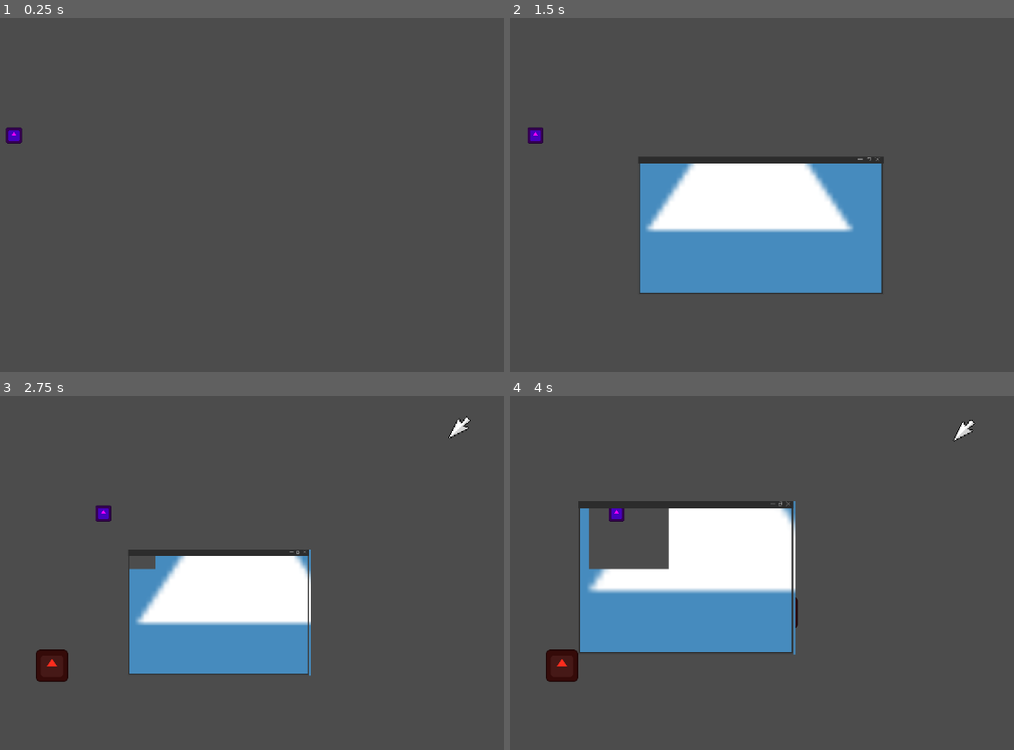
Above: before the commit, frames 1-4 (two rows, left to right).
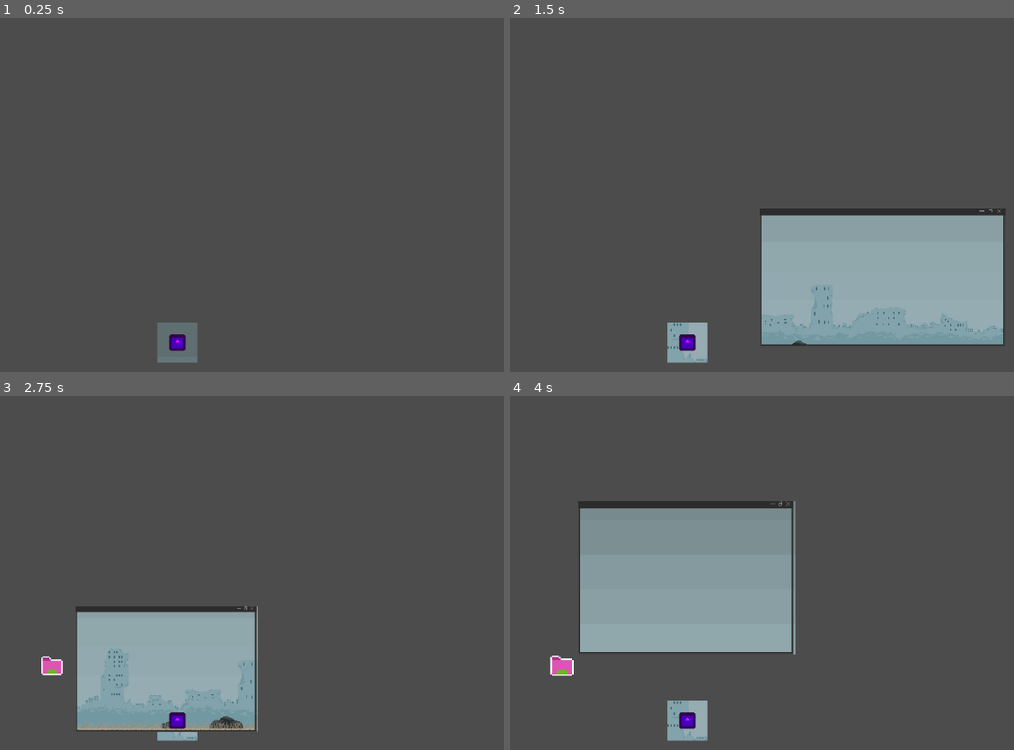
Above: after the commit, the same moments.

Repository: jacmaxmat/gamejam-dns
Game: Godot game, scene res://system obstacles/main.tscn
Two runs of this game, one before a commit and one after it. Both use one fixed random seed, a clock stepped at 60 frames per second and the inputs below. The engine's default icon, where the game draws it, is replaced by a stand-in: a white triangle on a blue panel in a dark square.
Inputs (mouse positions are in pixels of both pictures, inside the frame that each line leads up to):
- Up to frame 1 (0.25 s): no input
- Up to frame 2 (1.5 s): tap Enter at 0.5 s; move the mouse to (888, 187) at 0.52 s; hold Right (ui_right) 0.53-1.25 s; tap Up (ui_up) at 0.77 s; click "Start Game" at 1.25 s
- Up to frame 3 (2.75 s): move the mouse to (75, 608) at 2.02 s; hold Right (ui_right) from 2.03 s (still down); tap Up (ui_up) at 2.27 s
- Up to frame 4 (4 s): move the mouse to (802, 498) at 2.77 s; release Right (ui_right) at 2.78 s; hold Left (ui_left) 2.78-3.53 s; tap Space at 3.5 s; move the mouse to (691, 668) at 3.52 s; hold Right (ui_right) from 3.53 s (still down); tap Up (ui_up) at 3.77 s

The runs differ from the first frame. In frame 1, 1.1% of the frame differs, in the area x 1-40%, y 30-98%; in frame 2, 32%, in the area x 3-99%, y 30-98%; in frame 3, 21%; in frame 4, 19%.

Commit message:
działa coś kurwa w końcu

Diff:
--- a/system obstacles/Window.gd
+++ b/system obstacles/Window.gd
@@ -13,7 +13,7 @@
 
 # Called every frame. 'delta' is the elapsed time since the previous frame.
 func _process(delta: float) -> void:
-	#global_position = get_global_mouse_position()
+	global_position = get_global_mouse_position()
 	$Bar/CollisionShape2D.shape.extents.x = $Sprite2D.size.x/2
 	$Bar.position.x = $Sprite2D.size.x/2
 	$CollisionShape2D.shape.extents = $Sprite2D.size/2
--- a/system obstacles/asdasd.gd
+++ b/system obstacles/asdasd.gd
@@ -8,4 +8,4 @@
 
 # Called every frame. 'delta' is the elapsed time since the previous frame.
 func _process(delta: float) -> void:
-	global_position = get_parent().get_parent().get_parent().global_position - Global.window.global_position
+	global_position = get_parent().get_parent().get_parent().global_position
--- a/system obstacles/bullet.gd
+++ b/system obstacles/bullet.gd
@@ -3,8 +3,8 @@
 
 # Called when the node enters the scene tree for the first time.
 func _ready() -> void:
-	pass # Replace with function body.
-
+	$SubViewportContainer/SubViewport/TextureRect.global_position = Vector2(0,0)
 # Called every frame. 'delta' is the elapsed time since the previous frame.
 func _process(delta: float) -> void:
-	global_position.x += 100 * delta
+	pass
+	#global_position.x += 100 * delta
--- a/system obstacles/bullet.tscn
+++ b/system obstacles/bullet.tscn
@@ -2,40 +2,43 @@
 
 [ext_resource type="Texture2D" uid="uid://iqfm3qnjsu0k" path="res://system obstacles/icon.svg" id="1_4y0sg"]
 [ext_resource type="Script" uid="uid://ca5h3f2v8ltkq" path="res://system obstacles/bullet.gd" id="1_rx032"]
+[ext_resource type="Texture2D" uid="uid://7cniskgodnyi" path="res://assety/mapa.jpg" id="2_culrh"]
 [ext_resource type="Script" uid="uid://bqnx1omp38ney" path="res://system obstacles/asdasd.gd" id="2_uugo7"]
-
-[sub_resource type="ImageTexture" id="ImageTexture_tkfrg"]
 
 [node name="Bullet" type="Area2D" unique_id=448943462]
 script = ExtResource("1_rx032")
 
 [node name="SubViewportContainer" type="SubViewportContainer" parent="." unique_id=1441149278]
-offset_left = -228.0
-offset_top = -214.0
-offset_right = 284.0
-offset_bottom = 298.0
+anchors_preset = 15
+anchor_right = 1.0
+anchor_bottom = 1.0
+offset_left = -18.0
+offset_top = -26.0
+offset_right = 46.0
+offset_bottom = 38.0
+grow_horizontal = 2
+grow_vertical = 2
 
 [node name="SubViewport" type="SubViewport" parent="SubViewportContainer" unique_id=142064119]
 handle_input_locally = false
+size = Vector2i(64, 64)
 render_target_update_mode = 4
 
 [node name="TextureRect" type="TextureRect" parent="SubViewportContainer/SubViewport" unique_id=879736922]
 anchors_preset = 15
 anchor_right = 1.0
 anchor_bottom = 1.0
-offset_left = 210.0
-offset_top = 188.0
-offset_right = -238.0
-offset_bottom = -260.0
+offset_right = 640.0
+offset_bottom = 136.0
 grow_horizontal = 2
 grow_vertical = 2
 size_flags_horizontal = 6
 size_flags_vertical = 6
-texture = SubResource("ImageTexture_tkfrg")
+texture = ExtResource("2_culrh")
 stretch_mode = 2
 
 [node name="Camera2D" type="Camera2D" parent="SubViewportContainer/SubViewport" unique_id=948608287]
-position = Vector2(419, 216)
+position = Vector2(30, 33)
 limit_enabled = false
 script = ExtResource("2_uugo7")
 
--- a/system obstacles/camera_2d.gd
+++ b/system obstacles/camera_2d.gd
@@ -7,5 +7,5 @@
 
 # Called every frame. 'delta' is the elapsed time since the previous frame.
 func _process(delta: float) -> void:
-	pass
-	#global_position = get_parent().get_parent().get_parent().global_position
+
+	global_position = get_parent().get_parent().get_parent().global_position
--- a/system obstacles/icon.gd
+++ b/system obstacles/icon.gd
@@ -4,7 +4,7 @@
 
 # Called when the node enters the scene tree for the first time.
 func _ready() -> void:
-	pass # Replace with function body.
+	$Sprite2D.frame = randi_range(1,6)
 
 
 # Called every frame. 'delta' is the elapsed time since the previous frame.
@@ -20,7 +20,7 @@
 
 
 func _on_area_2d_body_entered(body: Node2D) -> void:
-	var popup_instance = popup_preload.instantiate()
-	popup_instance.global_position = self.global_position
-	get_tree().get_root().add_child(popup_instance)
-	queue_free()
+	$Area2D.monitorable = false
+
+func _on_area_2d_body_exited(body: Node2D) -> void:
+	$Area2D.monitorable = true
--- a/system obstacles/icon.tscn
+++ b/system obstacles/icon.tscn
@@ -1,27 +1,71 @@
 [gd_scene format=3 uid="uid://tlauidkrriq1"]
 
-[ext_resource type="Texture2D" uid="uid://iqfm3qnjsu0k" path="res://system obstacles/icon.svg" id="1_21o1x"]
 [ext_resource type="Script" uid="uid://xl46x5ro4jty" path="res://system obstacles/icon.gd" id="1_ewbvy"]
+[ext_resource type="Texture2D" uid="uid://d01f4sloflqld" path="res://assety/ikony.png" id="2_ewbvy"]
 
 [sub_resource type="RectangleShape2D" id="RectangleShape2D_bhunq"]
-size = Vector2(52, 52)
+size = Vector2(40, 36)
+
+[sub_resource type="Animation" id="Animation_ewbvy"]
+length = 0.001
+tracks/0/type = "value"
+tracks/0/imported = false
+tracks/0/enabled = true
+tracks/0/path = NodePath(".:scale")
+tracks/0/interp = 1
+tracks/0/loop_wrap = true
+tracks/0/keys = {
+"times": PackedFloat32Array(0),
+"transitions": PackedFloat32Array(1),
+"update": 0,
+"values": [Vector2(1e-05, 1e-05)]
+}
+
+[sub_resource type="Animation" id="Animation_uq0jc"]
+resource_name = "spawn"
+length = 0.5
+tracks/0/type = "value"
+tracks/0/imported = false
+tracks/0/enabled = true
+tracks/0/path = NodePath(".:scale")
+tracks/0/interp = 1
+tracks/0/loop_wrap = true
+tracks/0/keys = {
+"times": PackedFloat32Array(0, 0.5),
+"transitions": PackedFloat32Array(1, 1),
+"update": 0,
+"values": [Vector2(1e-05, 1e-05), Vector2(1, 1)]
+}
+
+[sub_resource type="AnimationLibrary" id="AnimationLibrary_3b0pt"]
+_data = {
+&"RESET": SubResource("Animation_ewbvy"),
+&"spawn": SubResource("Animation_uq0jc")
+}
 
 [node name="Icon" type="Node2D" unique_id=1018225709]
+scale = Vector2(1e-05, 1e-05)
 script = ExtResource("1_ewbvy")
 
 [node name="Sprite2D" type="Sprite2D" parent="." unique_id=824792633]
-modulate = Color(1, 0.18039216, 0.12156863, 1)
 z_index = -2
-scale = Vector2(0.4, 0.4)
-texture = ExtResource("1_21o1x")
+scale = Vector2(2.5, 2.5)
+texture = ExtResource("2_ewbvy")
+hframes = 7
+frame = 1
+region_rect = Rect2(16, 0, 16, 16)
 
 [node name="Area2D" type="Area2D" parent="." unique_id=927342953]
-collision_layer = 0
-collision_mask = 0
-monitoring = false
+collision_layer = 64
+collision_mask = 16
 
 [node name="CollisionShape2D" type="CollisionShape2D" parent="Area2D" unique_id=1315073196]
 shape = SubResource("RectangleShape2D_bhunq")
 
+[node name="AnimationPlayer" type="AnimationPlayer" parent="." unique_id=129486675]
+libraries/ = SubResource("AnimationLibrary_3b0pt")
+autoplay = &"spawn"
+
 [connection signal="area_entered" from="Area2D" to="." method="_on_area_2d_area_entered"]
 [connection signal="body_entered" from="Area2D" to="." method="_on_area_2d_body_entered"]
+[connection signal="body_exited" from="Area2D" to="." method="_on_area_2d_body_exited"]
--- a/system obstacles/main.tscn
+++ b/system obstacles/main.tscn
@@ -3,8 +3,9 @@
 [ext_resource type="PackedScene" uid="uid://cpk6n684j18a2" path="res://system obstacles/outside_game_manager.tscn" id="1_ig7tw"]
 [ext_resource type="Script" uid="uid://7x3pl4ailoo4" path="res://system obstacles/main.gd" id="1_x7n1j"]
 [ext_resource type="PackedScene" uid="uid://dbryayljgw6o2" path="res://system obstacles/window.tscn" id="2_0xm2m"]
-[ext_resource type="Texture2D" uid="uid://iqfm3qnjsu0k" path="res://system obstacles/icon.svg" id="4_1bvp3"]
+[ext_resource type="Texture2D" uid="uid://7cniskgodnyi" path="res://assety/mapa.jpg" id="3_4avnr"]
 [ext_resource type="PackedScene" uid="uid://ddeq8d7thtyfc" path="res://menus/final_screen.tscn" id="6_mv0n7"]
+[ext_resource type="Script" uid="uid://hgu722xobe4n" path="res://system obstacles/camera_2d.gd" id="7_4avnr"]
 [ext_resource type="PackedScene" uid="uid://s1otfbodyphd" path="res://menus/title_screen.tscn" id="7_mv0n7"]
 [ext_resource type="Script" uid="uid://cvob6keoht0el" path="res://system obstacles/window_view.gd" id="7_tkfrg"]
 [ext_resource type="PackedScene" uid="uid://dv08oewojoqsl" path="res://system obstacles/bullet.tscn" id="11_lq1mb"]
@@ -134,27 +135,23 @@
 script = ExtResource("1_x7n1j")
 
 [node name="Bullet" parent="." unique_id=448943462 instance=ExtResource("11_lq1mb")]
-position = Vector2(235, 200)
+position = Vector2(497, 532)
 
 [node name="SubViewportContainer" parent="Bullet" index="0" unique_id=1441149278]
-offset_left = -32.0
-offset_top = -32.0
-offset_right = 96.0
-offset_bottom = 96.0
-stretch = true
-
-[node name="SubViewport" parent="Bullet/SubViewportContainer" index="0" unique_id=142064119]
-size = Vector2i(128, 128)
-
-[node name="TextureRect" parent="Bullet/SubViewportContainer/SubViewport" index="0" unique_id=879736922]
-offset_left = 17.0
-offset_top = -5.0
-offset_right = -45.0
-offset_bottom = -67.0
-size_flags_horizontal = 0
-size_flags_vertical = 0
+z_index = -1
+offset_left = -20.0
+offset_top = -25.0
+offset_right = 44.0
+offset_bottom = 39.0
+
+[node name="TextureRect" parent="Bullet/SubViewportContainer/SubViewport" parent_id_path=PackedInt32Array(448943462, 142064119) index="0" unique_id=879736922]
+z_index = -2
+
+[node name="Camera2D" parent="Bullet/SubViewportContainer/SubViewport" parent_id_path=PackedInt32Array(448943462, 142064119) index="1" unique_id=948608287]
+position = Vector2(32, 33)
 
 [node name="OutsideGameManager" parent="." unique_id=2016209311 instance=ExtResource("1_ig7tw")]
+active = false
 
 [node name="Window" parent="." unique_id=427429608 instance=ExtResource("2_0xm2m")]
 visible = false
@@ -184,12 +181,23 @@
 size = Vector2i(2, 2)
 render_target_update_mode = 0
 
-[node name="Level" type="Node2D" parent="Window/WindowView/SubViewport" unique_id=1752344095]
-
-[node name="Sprite2D" type="Sprite2D" parent="Window/WindowView/SubViewport/Level" unique_id=558917339]
-position = Vector2(217.99998, 123.99999)
-scale = Vector2(10, 10)
-texture = ExtResource("4_1bvp3")
+[node name="Camera2D" type="Camera2D" parent="Window/WindowView/SubViewport" unique_id=587621793]
+script = ExtResource("7_4avnr")
+
+[node name="TextureRect" type="TextureRect" parent="Window/WindowView/SubViewport" unique_id=649328313]
+z_index = 1
+texture_filter = 1
+anchors_preset = 15
+anchor_right = 1.0
+anchor_bottom = 1.0
+offset_right = 1150.0
+offset_bottom = 646.0
+grow_horizontal = 2
+grow_vertical = 2
+size_flags_horizontal = 6
+size_flags_vertical = 6
+texture = ExtResource("3_4avnr")
+stretch_mode = 2
 
 [node name="TitleScreen" parent="Window" unique_id=1027695133 instance=ExtResource("7_mv0n7")]
 visible = true
--- a/system obstacles/window_view.gd
+++ b/system obstacles/window_view.gd
@@ -2,3 +2,6 @@
 
 func _ready() -> void:
 	Global.view = $SubViewport
+
+func _process(delta: float) -> void:
+	$SubViewport/TextureRect.global_position = Vector2(-228,-135)
Not shown, added: assety/mapa.jpg.import
